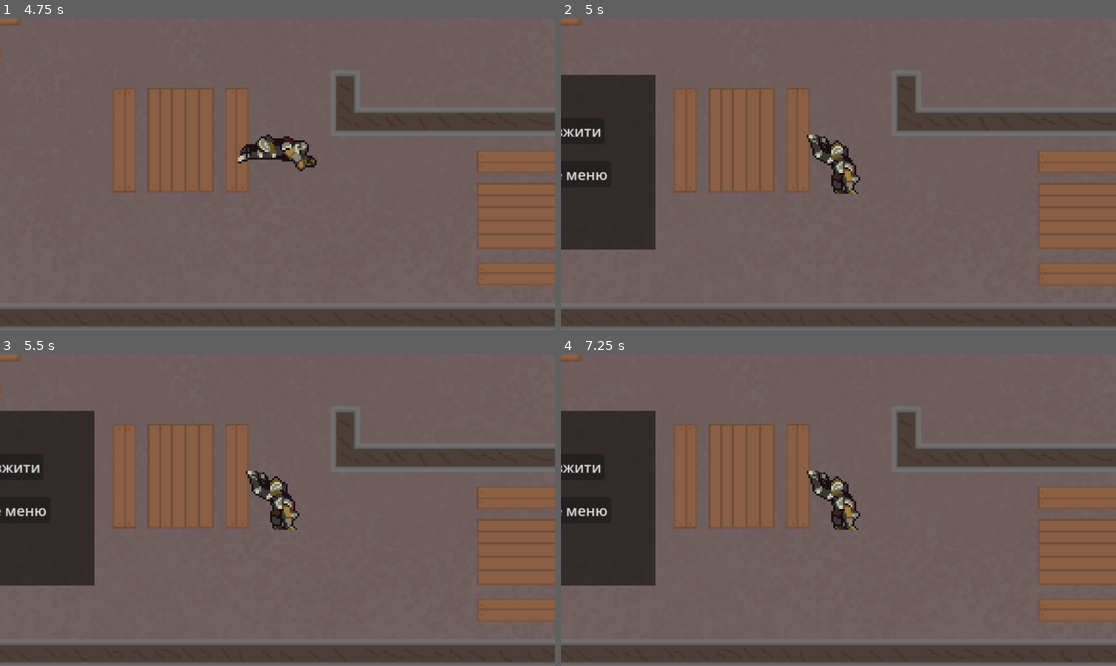
Above: before the commit, frames 1-4 (two rows, left to right).
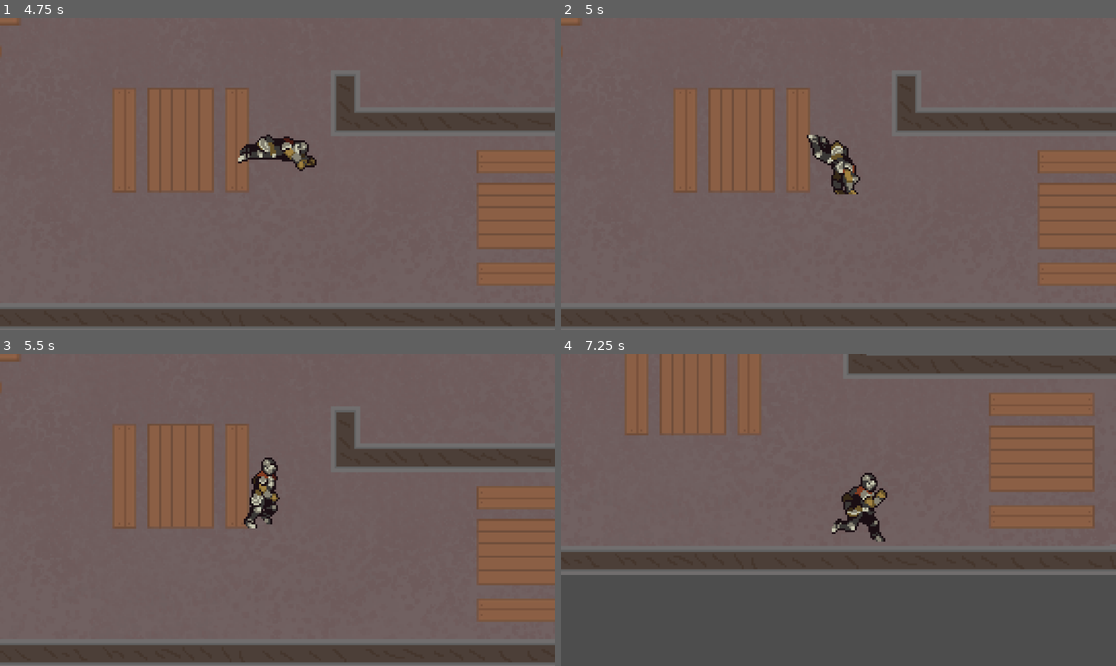
Above: after the commit, the same moments.

Repository: liketaurus/SE-practice-template
Game: Godot game, scene res://Scenes/menu.tscn
Same seed, same stepped clock (60 frames per second), same inputs: the game is played once before the commit and once after it.
Inputs:
- Up to frame 1 (4.75 s): click "Почати гру" at 0.5 s; hold D 1.28-2.03 s; hold Shift 1.28-2.03 s; hold S 2.03-2.78 s; tap Shift at 2.1, 3.6 s; hold D 2.78-3.53 s; hold Shift 2.78-3.53 s; hold W 3.53-4.28 s; hold A from 4.28 s (still down); hold Shift from 4.28 s (still down)
- Up to frame 2 (5 s): keep holding A; keep holding Shift; tap Escape (pause) at 4.9 s
- Up to frame 3 (5.5 s): keep holding A; release Shift at 5.03 s; tap Shift at 5.1 s
- Up to frame 4 (7.25 s): release A at 5.78 s; hold S 5.78-6.53 s; hold Shift 5.78-6.53 s; hold D from 6.53 s (still down); tap Shift at 6.6 s

Frame 1 is identical in both runs. In frame 2, 9.5% of the frame differs, in the area x 0-54%, y 18-75%; in frame 3, 11%; in frame 4, 61%, in the area x 0-100%, y 0-100%.

Commit message:
Commit

Diff:
--- a/src/Cyberpunk2069/Scenes/Pause.tscn
+++ b/src/Cyberpunk2069/Scenes/Pause.tscn
@@ -12,10 +12,10 @@
 script = ExtResource("1_bo3x3")
 
 [node name="Panel" type="Panel" parent="."]
-offset_left = 812.0
-offset_top = 308.0
-offset_right = 1096.0
-offset_bottom = 550.0
+offset_left = 478.0
+offset_top = 300.0
+offset_right = 762.0
+offset_bottom = 542.0
 theme_override_styles/panel = SubResource("StyleBoxFlat_87fve")
 
 [node name="continued" type="Button" parent="Panel"]
--- a/src/Cyberpunk2069/Scenes/main.tscn
+++ b/src/Cyberpunk2069/Scenes/main.tscn
@@ -1,9 +1,8 @@
-[gd_scene load_steps=5 format=3 uid="uid://cm68f2lyegqgo"]
+[gd_scene load_steps=4 format=3 uid="uid://cm68f2lyegqgo"]
 
 [ext_resource type="PackedScene" uid="uid://bpugttvk7s8va" path="res://Scenes/Environment.tscn" id="1_deff2"]
 [ext_resource type="Script" path="res://Scripts/main.gd" id="1_f4swj"]
 [ext_resource type="PackedScene" uid="uid://btb3mslexwkb0" path="res://Scenes/player.tscn" id="2_cm5n4"]
-[ext_resource type="PackedScene" uid="uid://la72en53q5gw" path="res://Scenes/Pause.tscn" id="3_ge0dc"]
 
 [node name="Main" type="Node2D"]
 script = ExtResource("1_f4swj")
@@ -14,10 +13,3 @@
 [node name="Player" parent="." instance=ExtResource("2_cm5n4")]
 position = Vector2(-169, 45)
 scale = Vector2(1.18079, 1.18079)
-
-[node name="Pause" parent="." instance=ExtResource("3_ge0dc")]
-visible = false
-offset_left = -694.0
-offset_top = -19.0
-offset_right = -694.0
-offset_bottom = -19.0
--- a/src/Cyberpunk2069/Scenes/player.tscn
+++ b/src/Cyberpunk2069/Scenes/player.tscn
@@ -1,7 +1,8 @@
-[gd_scene load_steps=8 format=3 uid="uid://btb3mslexwkb0"]
+[gd_scene load_steps=9 format=3 uid="uid://btb3mslexwkb0"]
 
 [ext_resource type="Script" path="res://Scripts/player.gd" id="1_nlplg"]
 [ext_resource type="Texture2D" uid="uid://beuri4f2gguh2" path="res://assets/Player.png" id="2_qduuw"]
+[ext_resource type="PackedScene" uid="uid://la72en53q5gw" path="res://Scenes/Pause.tscn" id="3_qjbvx"]
 
 [sub_resource type="CapsuleShape2D" id="CapsuleShape2D_cnkmm"]
 radius = 14.0
@@ -96,3 +97,10 @@
 libraries = {
 "": SubResource("AnimationLibrary_8k0hu")
 }
+
+[node name="Pause" parent="." instance=ExtResource("3_qjbvx")]
+visible = false
+offset_left = -260.0
+offset_top = -105.0
+offset_right = -260.0
+offset_bottom = -105.0
--- a/src/Cyberpunk2069/Scripts/main.gd
+++ b/src/Cyberpunk2069/Scripts/main.gd
@@ -2,17 +2,3 @@
 
 func _ready():
 	Engine.max_fps = 90
-
-var paused = false
-
-func _process(delta):
-	if Input.is_action_pressed("pause"):
-		pause()
-
-func pause():
-	if paused:
-		$Pause.hide()
-		get_tree().paused = false
-	else:
-		get_tree().paused = true
-		$Pause.show()
--- a/src/Cyberpunk2069/Scripts/menu.gd
+++ b/src/Cyberpunk2069/Scripts/menu.gd
@@ -4,6 +4,7 @@
 	get_tree().quit()
 
 func _on_play_pressed():
+	Engine.time_scale = 1
 	get_tree().change_scene_to_file("res://Scenes/main.tscn")
 
 func _on_settings_pressed():
--- a/src/Cyberpunk2069/Scripts/pause.gd
+++ b/src/Cyberpunk2069/Scripts/pause.gd
@@ -1,9 +1,9 @@
 extends Control
 
 func _on_continued_pressed():
-	get_tree().paused = false
+	Engine.time_scale = 1
 	visible = false
 
 func _on_end_pressed():
-	get_tree().paused = false
+	Engine.time_scale = 0
 	get_tree().change_scene_to_file("res://Scenes/menu.tscn")
--- a/src/Cyberpunk2069/Scripts/player.gd
+++ b/src/Cyberpunk2069/Scripts/player.gd
@@ -1,4 +1,6 @@
 extends CharacterBody2D
+
+var paused = false
 
 func _process(delta):
 	velocity.x = 0
@@ -25,3 +27,16 @@
 		$AnimationPlayer.play("run")
 
 	move_and_slide()
+
+	if Input.is_action_pressed("pause"):
+		pause()
+
+func pause():
+	if paused:
+		$Pause.hide()
+		Engine.time_scale = 1
+	else:
+		$Pause.show()
+		Engine.time_scale = 0
+
+	paused = !paused
